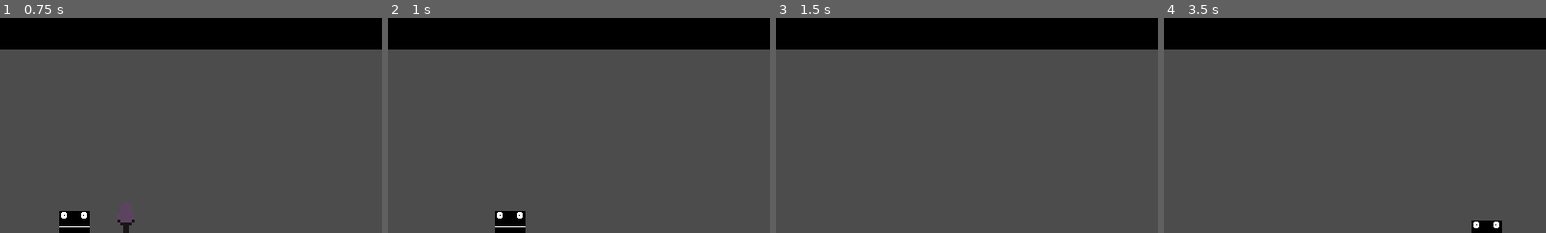
Above: before the commit, frames 1-4 (left to right).
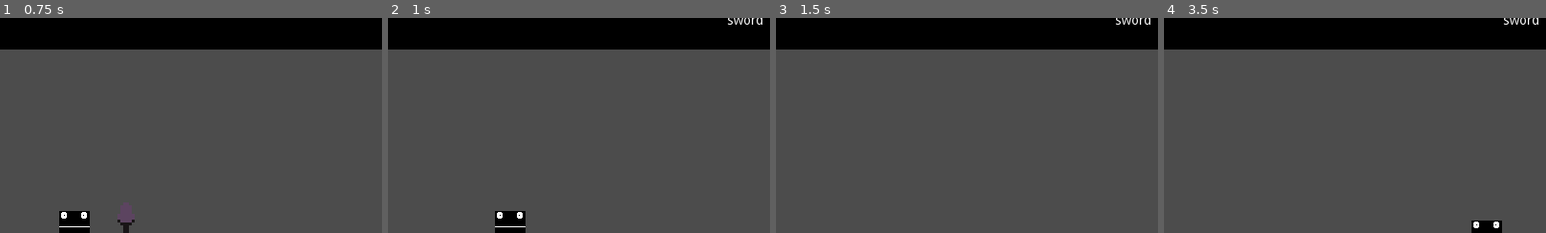
Above: after the commit, the same moments.

Repository: Academia-Team/Academia-Fall-of-the-Citadel
Game: Godot game, scene res://scene/gamescr.tscn
Two runs of this game, one before a commit and one after it. Both use one fixed random seed, a clock stepped at 60 frames per second and the inputs below.
Inputs:
- Up to frame 1 (0.75 s): tap Enter at 0.5 s; hold Right (move_right) from 0.53 s (still down)
- Up to frame 2 (1 s): keep holding Right (move_right)
- Up to frame 3 (1.5 s): release Right (move_right) at 1.28 s; hold Down (move_down) from 1.28 s (still down)
- Up to frame 4 (3.5 s): release Down (move_down) at 2.03 s; hold Right (move_right) 2.03-2.78 s; hold Up (move_up) from 2.78 s (still down)
The pictures show only the part of the screen within x 3-53%, y 0-50%; the shares and areas given below are measured in that part.

Frame 1 is identical in both runs. In frame 2, 0.2% of the frame differs, in the area x 89-98%, y 0-4%; in frame 3, 0.2%; in frame 4, 0.2%.

Commit message:
Add infobar scene
The weapon picked up is now displayed on the infobar.

Diff:
--- a/scene/gamescr.tscn
+++ b/scene/gamescr.tscn
@@ -1,19 +1,19 @@
-[gd_scene load_steps=3 format=2]
+[gd_scene load_steps=4 format=2]
 
 [ext_resource path="res://scene/player.tscn" type="PackedScene" id=1]
 [ext_resource path="res://scene/sword.tscn" type="PackedScene" id=2]
+[ext_resource path="res://scene/infobar.tscn" type="PackedScene" id=3]
 
 [node name="gamescr" type="Control"]
 anchor_right = 1.0
 anchor_bottom = 1.0
 
-[node name="topbar" type="ColorRect" parent="."]
-anchor_right = 1.0
-rect_min_size = Vector2( 0, 33 )
-color = Color( 0, 0, 0, 1 )
+[node name="infobar" parent="." instance=ExtResource( 3 )]
 
 [node name="player" parent="." instance=ExtResource( 1 )]
 position = Vector2( 63, 218 )
 
 [node name="sword" parent="." instance=ExtResource( 2 )]
 position = Vector2( 172, 199 )
+
+[connection signal="pick_up_weapon" from="player" to="infobar" method="_on_player_pick_up_weapon"]
--- /dev/null
+++ b/scene/infobar.gd
@@ -0,0 +1,20 @@
+extends ColorRect
+
+
+# Declare member variables here. Examples:
+# var a = 2
+# var b = "text"
+
+
+# Called when the node enters the scene tree for the first time.
+func _ready():
+	pass # Replace with function body.
+
+
+# Called every frame. 'delta' is the elapsed time since the previous frame.
+#func _process(delta):
+#	pass
+
+
+func _on_player_pick_up_weapon(weapon_name):
+	$weapon_info.add_text(weapon_name)
--- /dev/null
+++ b/scene/infobar.tscn
@@ -0,0 +1,19 @@
+[gd_scene load_steps=2 format=2]
+
+[ext_resource path="res://scene/infobar.gd" type="Script" id=1]
+
+[node name="infobar" type="ColorRect"]
+anchor_right = 1.0
+rect_min_size = Vector2( 0, 33 )
+color = Color( 0, 0, 0, 1 )
+script = ExtResource( 1 )
+
+[node name="weapon_info" type="RichTextLabel" parent="."]
+anchor_left = 0.5
+anchor_top = 0.5
+anchor_right = 0.5
+anchor_bottom = 0.5
+margin_left = -20.0
+margin_top = -20.0
+margin_right = 20.0
+margin_bottom = 20.0
--- a/scene/player.gd
+++ b/scene/player.gd
@@ -1,6 +1,9 @@
 extends Area2D
 
 var direction
+var has_sword
+
+signal pick_up_weapon(weapon_name)
 
 const SPEED = 200
 
@@ -25,9 +28,16 @@
 
 # Called when the node enters the scene tree for the first time.
 func _ready():
-	pass # Replace with function body.
+	has_sword = false
 
 
 # Called every frame. 'delta' is the elapsed time since the previous frame.
 #func _process(delta):
 #	pass
+
+
+func _on_player_area_entered(area):
+	var collidedWith = area.name
+	if collidedWith == 'sword':
+		has_sword = true
+		emit_signal("pick_up_weapon", "sword")
--- a/scene/player.tscn
+++ b/scene/player.tscn
@@ -15,3 +15,5 @@
 
 [node name="Sprite" type="Sprite" parent="."]
 texture = ExtResource( 1 )
+
+[connection signal="area_entered" from="." to="." method="_on_player_area_entered"]
